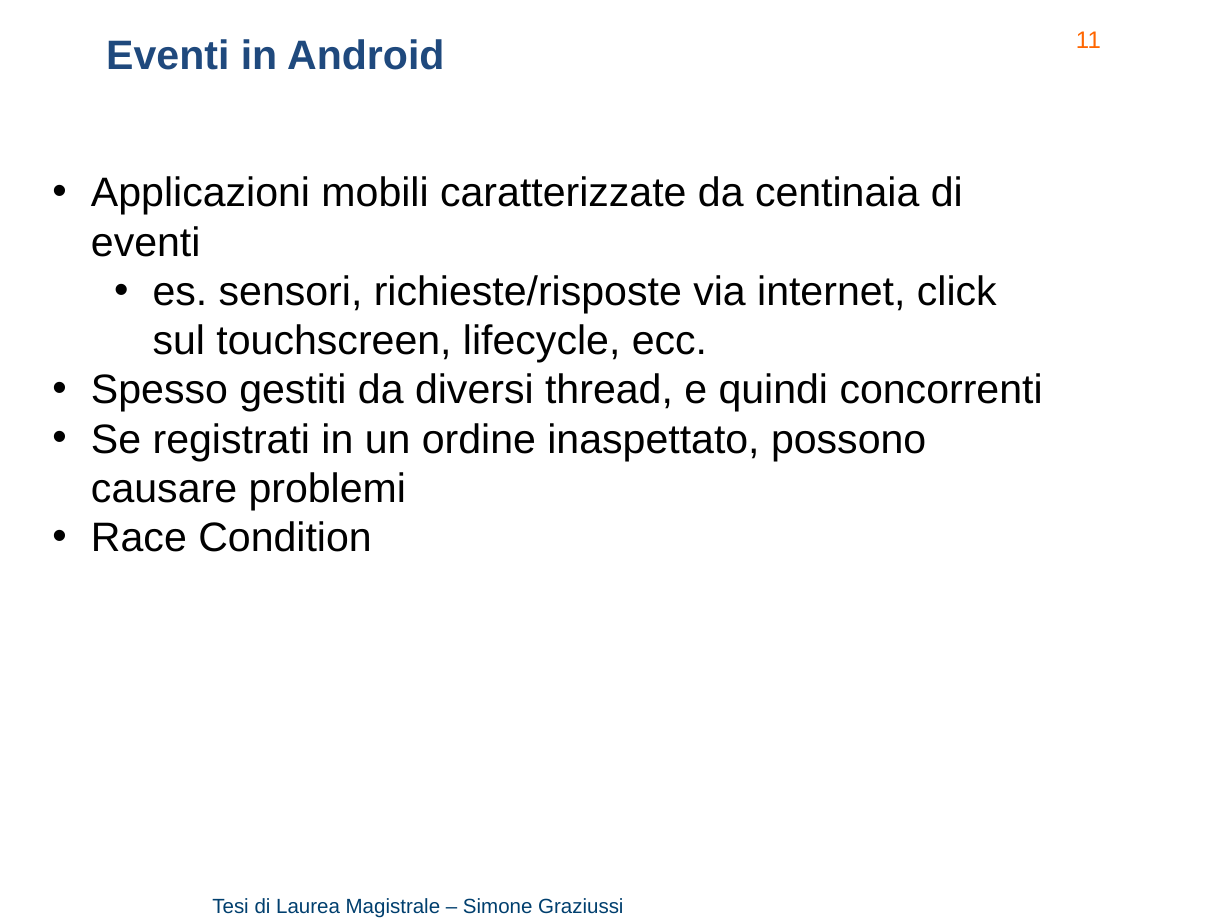
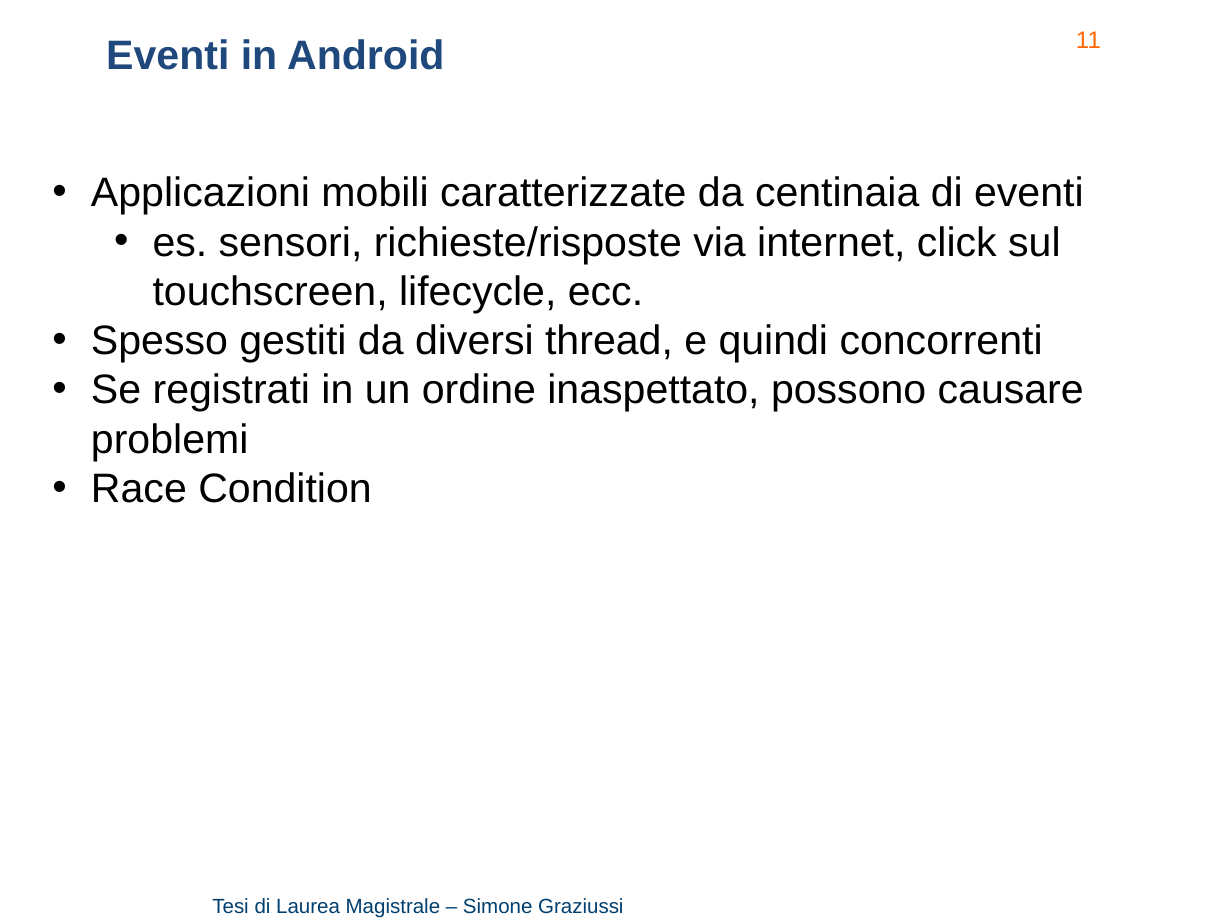
Before and after one commit to Simone3/Thesis, a slide deck: slide 11 of Presentation/Presentation.pptx. Drawn at 1232x924 pixels with LibreOffice and Linux fonts; fonts in the diff are those of the drawing; background and template pictures are left out. Boxes give left, top, right and bottom in pixels: in the first picture for what was removed or moved away, otherwise in the second. Text is boxed around its words. In the diff, an @@ line names an element or a change of style, - is before the commit and + after.

Commit message:
Presentation: better lifecycle part

```diff
--- a/Presentation/Presentation.pptx
+++ b/Presentation/Presentation.pptx
@@ text "Applicazioni mobili caratterizzate da centinaia ..." rewrapped from (91, 176, 1043, 552) to (91, 176, 1084, 503) @@
```
Also in this commit, not shown: 12 other slides changed, 1 other file.
